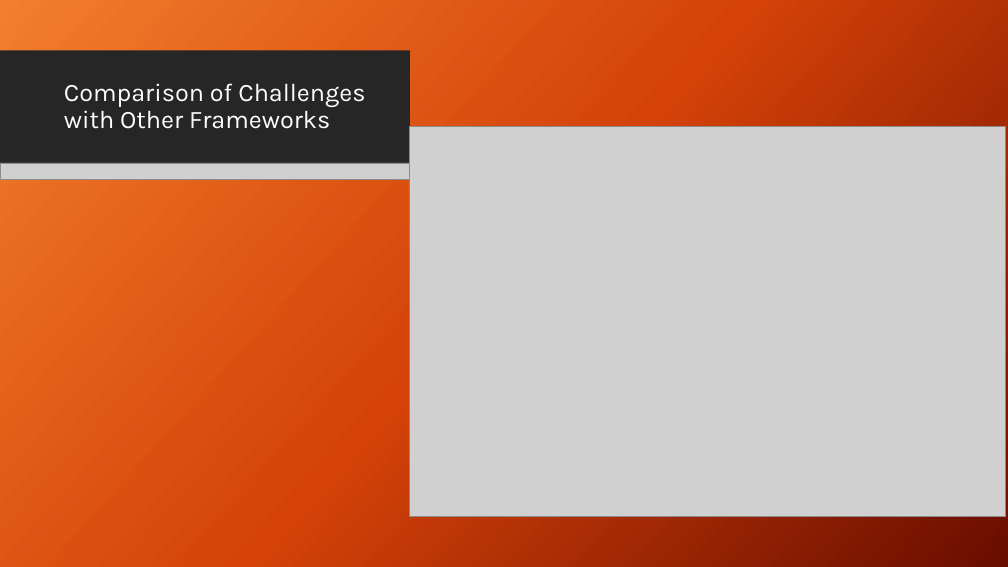
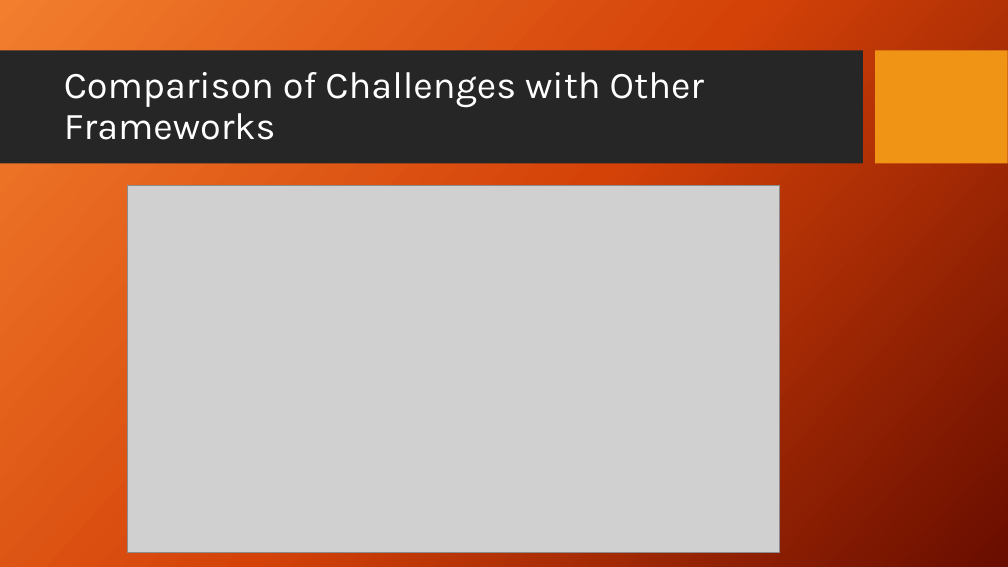
Before and after one commit to agx01/gans_presentation, a slide deck: slide 13 of GANs_Presentation.pptx (slide 12 before the commit). Drawn at 1008x567 pixels with LibreOffice and Linux fonts; fonts in the diff are those of the drawing; grey boxes stand for pictures; background and template pictures are left out. Boxes give left, top, right and bottom in pixels: in the first picture for what was removed or moved away, otherwise in the second. Text is boxed around its words. In the diff, an @@ line names an element or a change of style, - is before the commit and + after.

Commit message:
Comparison and conclusion completed, rectified mistake in the GANs section

```diff
--- a/GANs_Presentation.pptx
+++ b/GANs_Presentation.pptx
@@ rectangle removed at bbox=[0, 0, 1008, 567] @@
@@ rectangle removed at bbox=[0, 51, 410, 164] @@
@@ title "Comparison of Challenges with Other ..." at bbox=[64, 72, 704, 140]: size 24 to 36 pt @@
@@ picture removed at bbox=[0, 163, 410, 179] @@
@@ picture: place and size @@
-picture at bbox=[410, 126, 1006, 516]
+picture at bbox=[128, 185, 780, 552]
```
Also in this commit, not shown: 1 other slide changed, 2 slides added, 1 other file.
